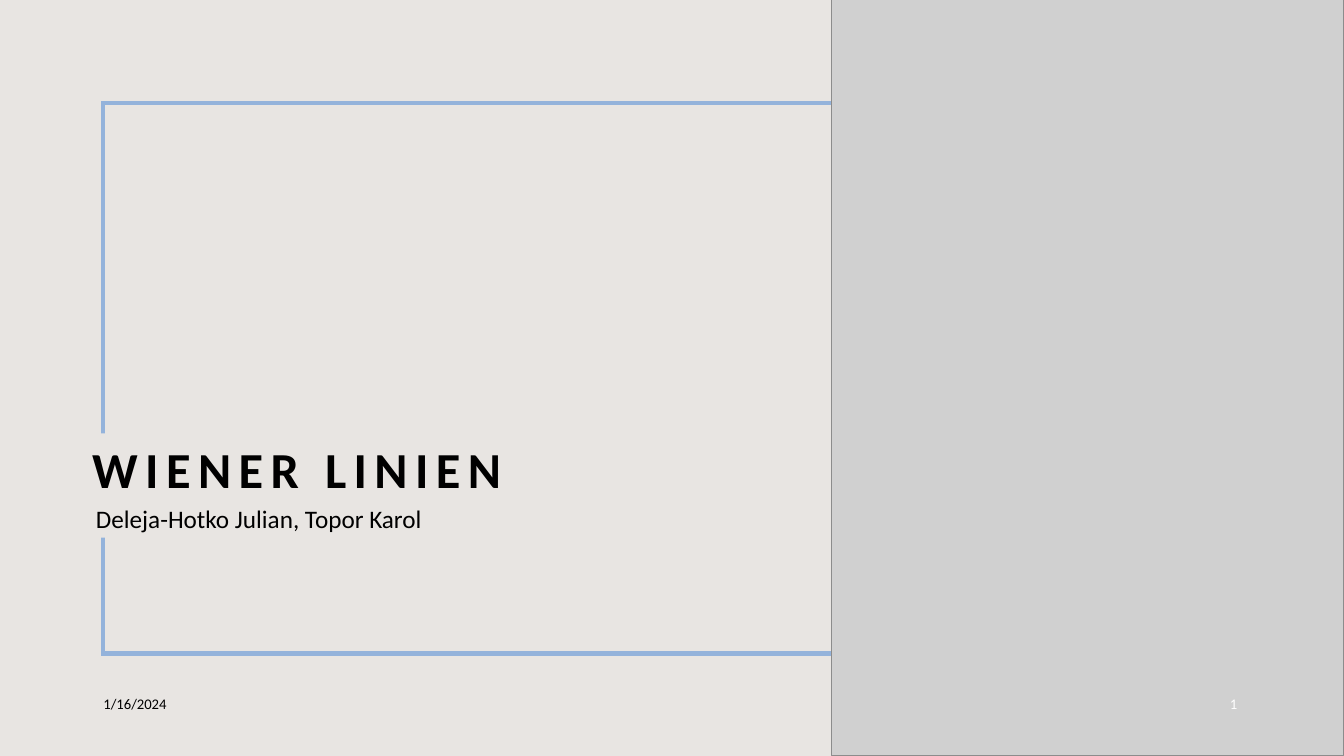
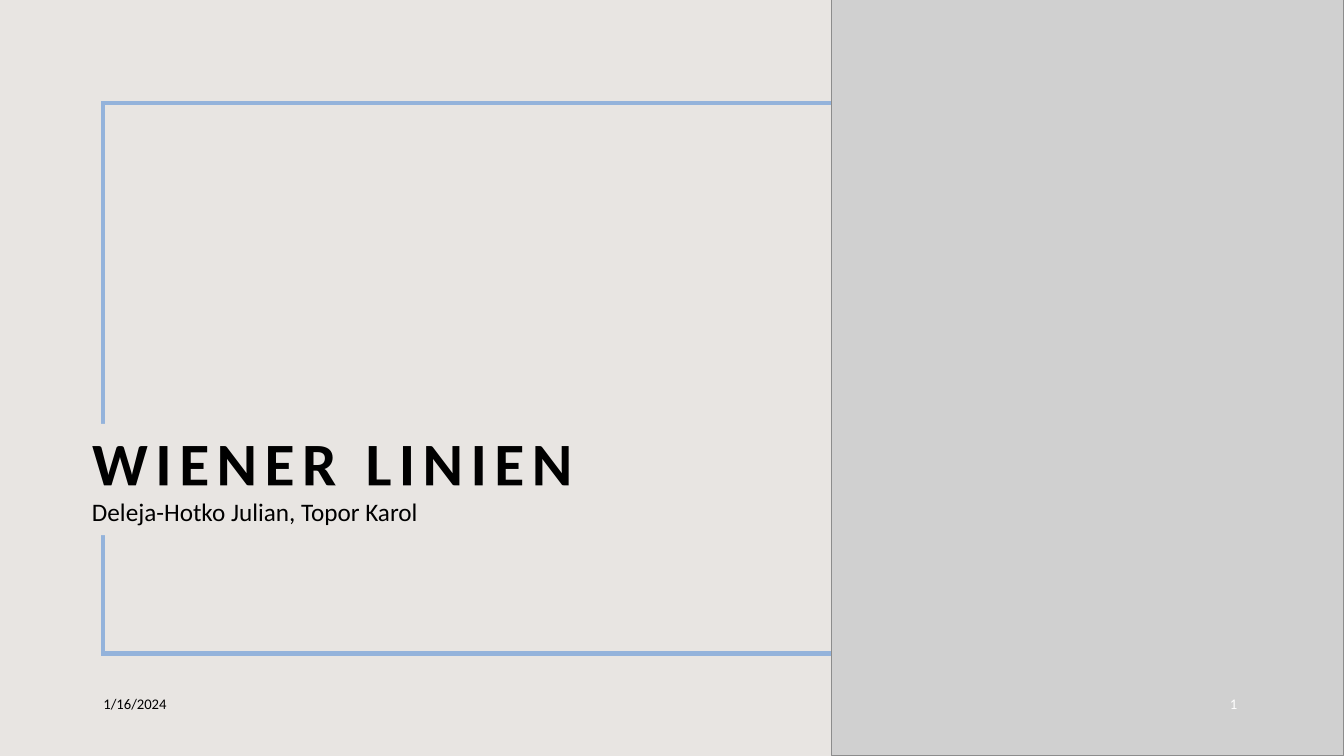
Before and after one commit to toporek3112/vienna_public-transport_weather_correlation, a slide deck: slide 1 of dsi_project.pptx. Drawn at 1344x756 pixels with LibreOffice and Linux fonts; fonts in the diff are those of the drawing; grey boxes stand for pictures. Boxes give left, top, right and bottom in pixels: in the first picture for what was removed or moved away, otherwise in the second. Text is boxed around its words. In the diff, an @@ line names an element or a change of style, - is before the commit and + after.

```diff
--- a/dsi_project.pptx
+++ b/dsi_project.pptx
@@ title "WIENER LINIEN": place and size @@
-title "WIENER LINIEN" at <box>92,455,501,488</box>
+title "WIENER LINIEN" at <box>92,446,573,486</box>
@@ title "WIENER LINIEN" at <box>92,446,573,486</box>: size 36 to 44 pt @@
@@ subtitle "Deleja-Hotko Julian, Topor Karol": place and size @@
-subtitle "Deleja-Hotko Julian, Topor Karol" at <box>96,510,421,533</box>
+subtitle "Deleja-Hotko Julian, Topor Karol" at <box>92,503,417,526</box>
```
Also in this commit, not shown: 2 other slides changed.
